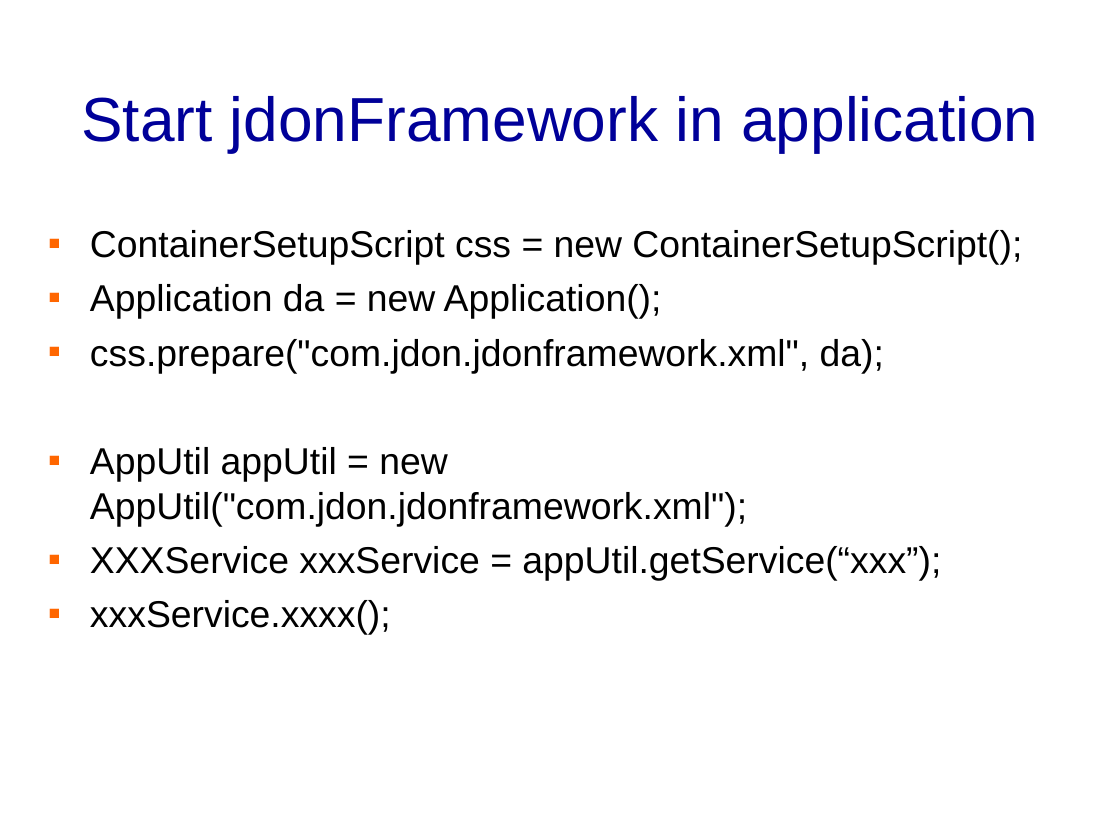
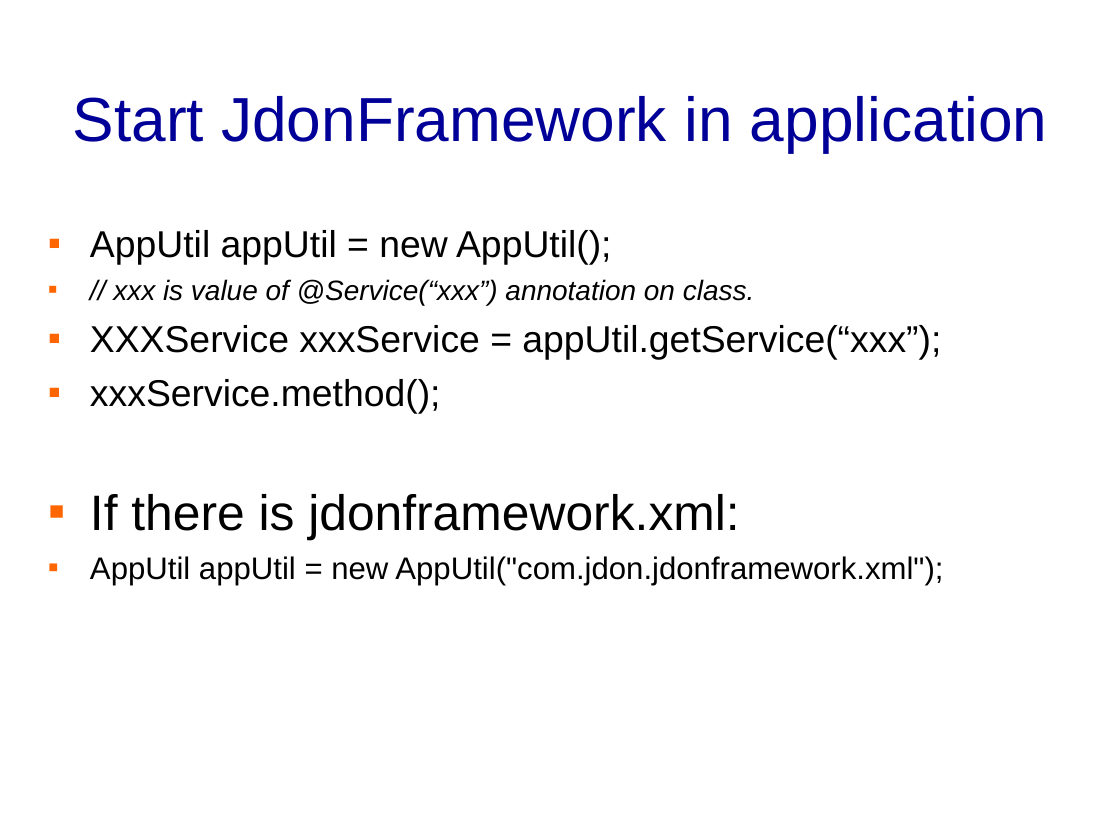
Before and after one commit to banq/jdonframework, a slide deck: slide 66 of doc/english/JdonFramework.ppt. Drawn at 1120x840 pixels with LibreOffice and Linux fonts; fonts in the diff are those of the drawing; background and template pictures are left out. Boxes give left, top, right and bottom in pixels: in the first picture for what was removed or moved away, otherwise in the second. Text is boxed around its words. In the diff, an @@ line names an element or a change of style, - is before the commit and + after.

```diff
--- a/doc/english/JdonFramework.ppt
+++ b/doc/english/JdonFramework.ppt
@@ title at box(73, 96, 1047, 152): text changed @@
-Start jdonFramework in application
+Start JdonFramework in application
@@ text at box(90, 230, 941, 540): text changed @@
-▪ ContainerSetupScript css = new ContainerSetupScript();
-▪ Application da = new Application();
-▪ css.prepare("com.jdon.jdonframework.xml", da);
+▪ AppUtil appUtil = new AppUtil();
+▪ // xxx is value of @Service(“xxx”) annotation on class.
+▪ XXXService xxxService = appUtil.getService(“xxx”);
+▪ xxxService.method();
+▪ If there is jdonframework.xml:
@@ text at box(90, 546, 941, 635): paragraphs removed @@
-▪ XXXService xxxService = appUtil.getService(“xxx”);
-▪ xxxService.xxxx();
@@ text at box(90, 556, 943, 585): size 24 to 20 pt in "AppUtil appUtil = new AppUtil("com.jdon.jdonframework.xml");"; less space between paragraphs @@
```
Also in this commit, not shown: 4 other slides changed, 1 slide added, 2 slides removed, 6 other files.
